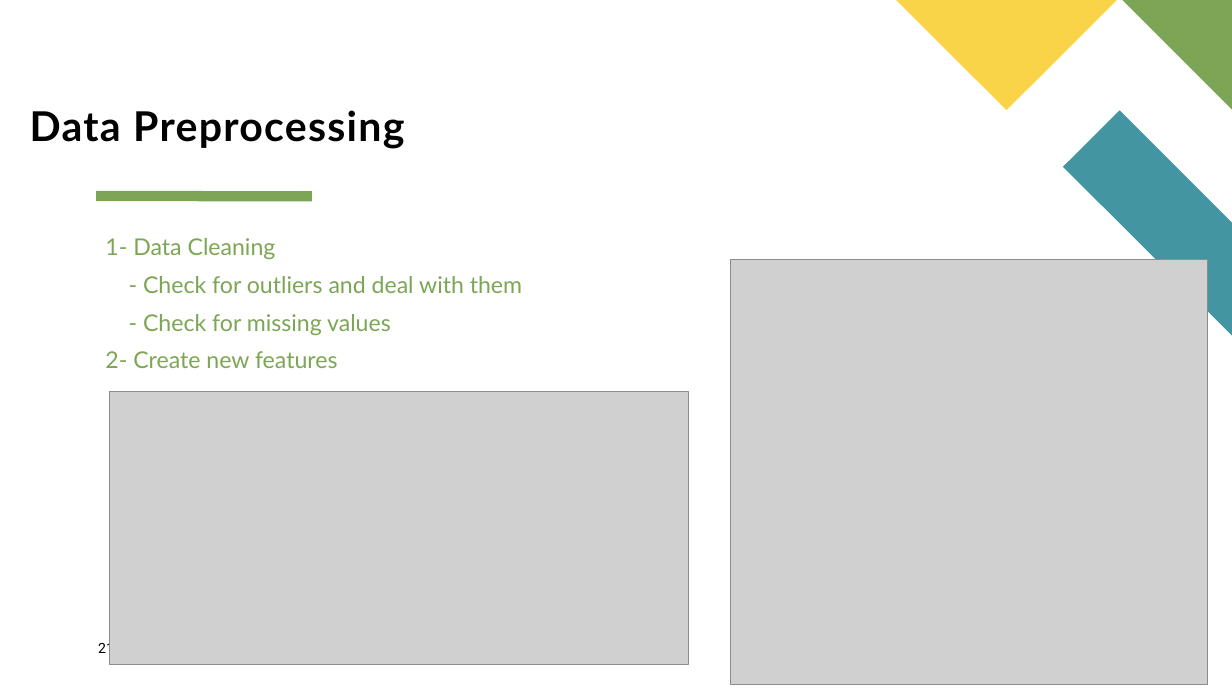
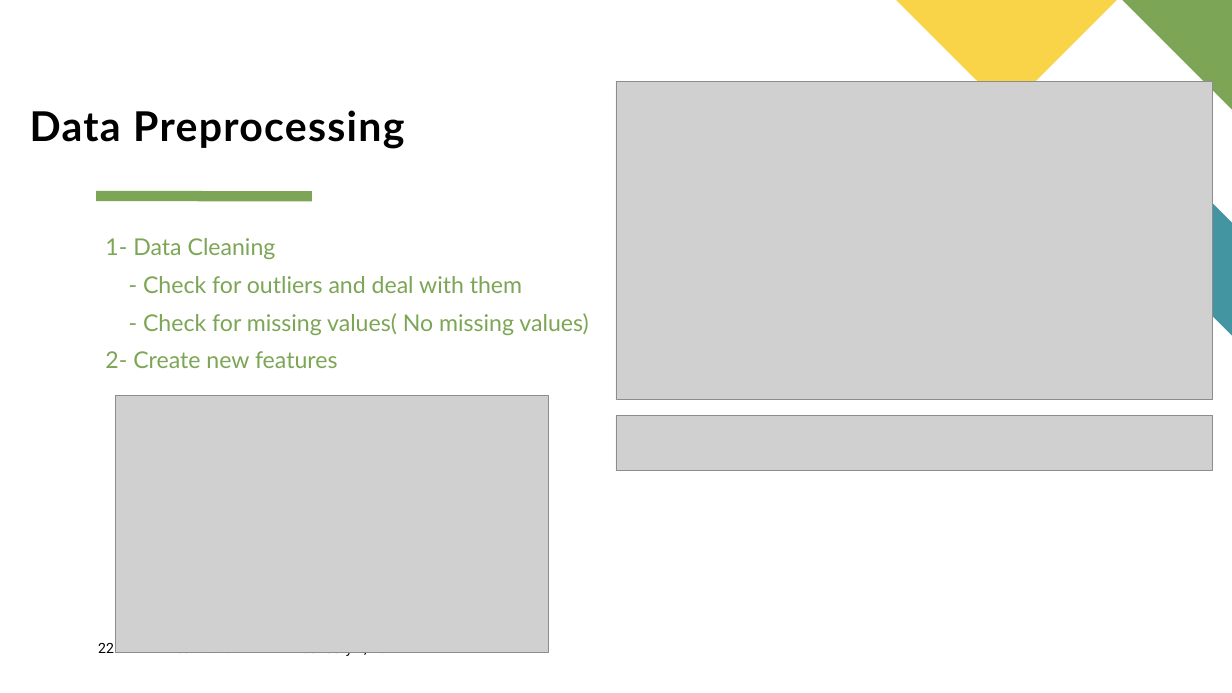
Before and after one commit to AlyAEE/Sports-Wear-Group-Classification-Project, a slide deck: slide 22 of Sport Wear Group Analytics.pptx (slide 21 before the commit). Drawn at 1232x693 pixels with LibreOffice and Linux fonts; fonts in the diff are those of the drawing; grey boxes stand for pictures. Boxes give left, top, right and bottom in pixels: in the first picture for what was removed or moved away, otherwise in the second. Text is boxed around its words. In the diff, an @@ line names an element or a change of style, - is before the commit and + after.

```diff
--- a/Sport Wear Group Analytics.pptx
+++ b/Sport Wear Group Analytics.pptx
@@ picture added at bbox=[616, 81, 1214, 400] @@
@@ text at bbox=[143, 313, 588, 335]: text changed @@
-- Check for missing values
+- Check for missing values( No missing values)
@@ picture removed at bbox=[109, 392, 689, 665] @@
@@ picture: place and size @@
-picture at bbox=[730, 260, 1208, 685]
+picture at bbox=[116, 396, 550, 653]
@@ picture added at bbox=[616, 415, 1214, 470] @@
@@ page number at bbox=[98, 643, 114, 653]: text changed @@
-21
+22
@@ text added at bbox=[151, 652, 243, 657], 11 pt, text #000000 @@
+Annual Review
@@ text added at bbox=[302, 652, 402, 658], 11 pt, text #000000 @@
+January 1, 2024
```
Also in this commit, not shown: 26 other slides changed, 3 slides added, 5 other files.
